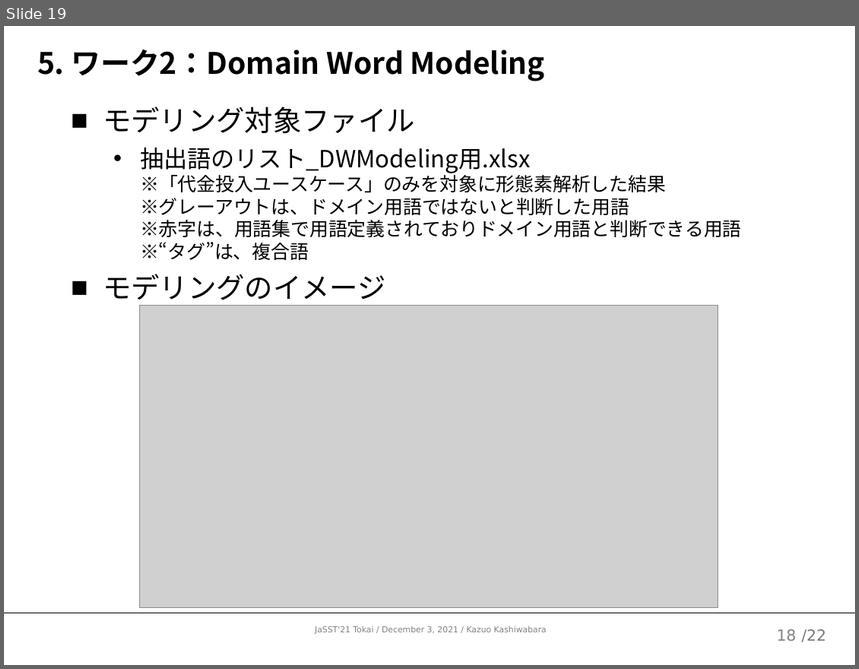
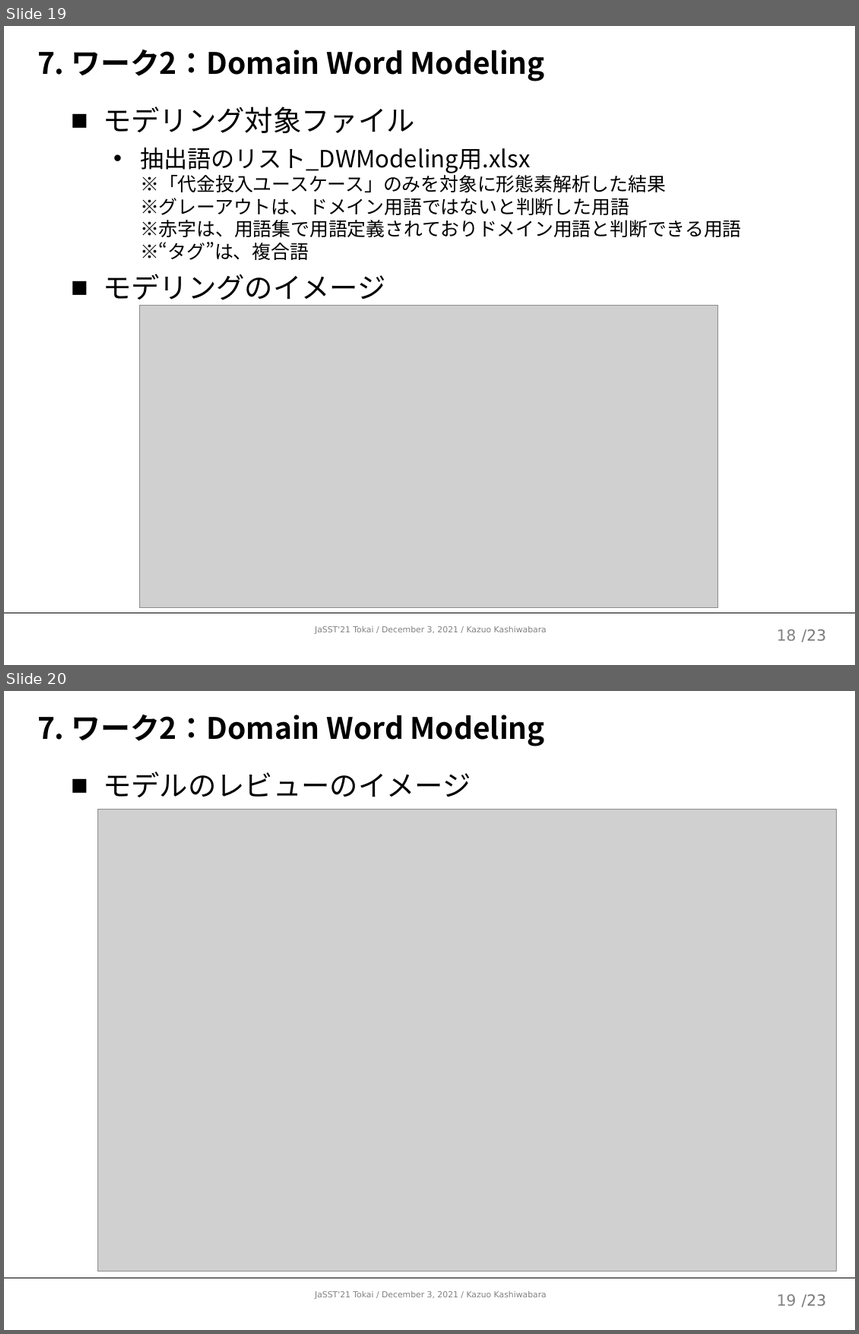
Before and after one commit to kazuo-reve/Work_MorphologicalBasedReview, a slide deck: 形態素ベースドレビューワークショップ.pptx. Shown one above the other, each under a label of ours: slide 19 before the commit, slides 19 and 20 after it. The pictures are 859x669 and 859x1334 pixels, drawn with LibreOffice and Linux fonts; fonts in the diff are those of the drawing; grey boxes stand for pictures. Boxes give left, top, right and bottom in pixels: in the first picture for what was removed or moved away, otherwise in the second. Text is boxed around its words. In the diff, an @@ line names an element or a change of style, - is before the commit and + after.

```diff
--- a/形態素ベースドレビューワークショップ.pptx
+++ b/形態素ベースドレビューワークショップ.pptx
@@ slide 20 added at (4,691,855,1330), background #FFFFFF at 54% opacity; not listed: 3 template elements that a slide beside it also shows @@
@@ title added at (37,715,545,746), 25 pt, text #000000, bold @@
+7. ワーク2：Domain Word Modeling
@@ text added at (103,772,471,797), 24 pt, text #000000 @@
+■ モデルのレビューのイメージ
@@ picture added at (97,809,836,1271) @@
@@ page number added at (777,1294,797,1306), 13 pt, text #828282 @@
+19
@@ slide 19 changed as well @@
@@ title at (37,50,545,81): text changed @@
-5. ワーク2：Domain Word Modeling
+7. ワーク2：Domain Word Modeling
@@ text at (802,629,826,642): text changed @@
-/22
+/23
```
Also in this commit, not shown: 21 other slides changed.
